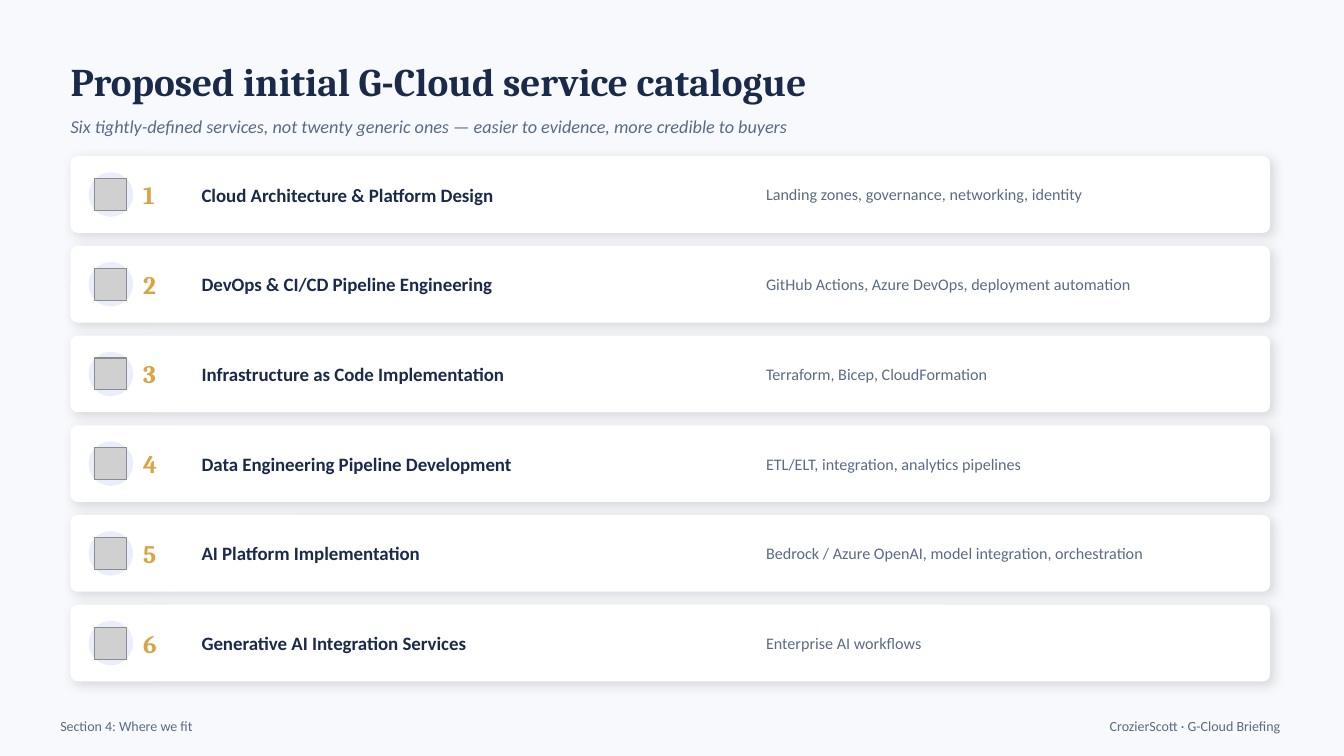
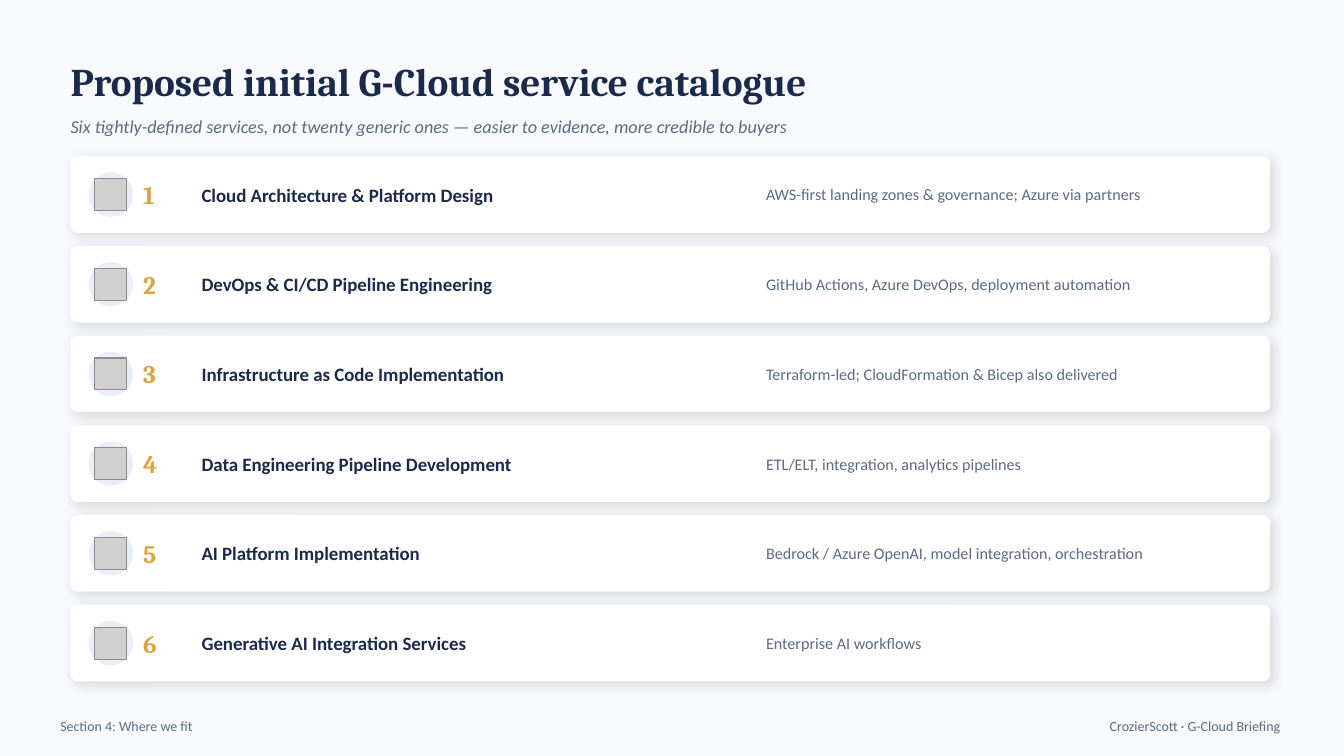
Before and after one commit to eddiemck/G-Cloud, a slide deck: slide 7 of g-cloud-briefing.pptx. Drawn at 1344x756 pixels with LibreOffice and Linux fonts; fonts in the diff are those of the drawing; grey boxes stand for pictures. Boxes give left, top, right and bottom in pixels: in the first picture for what was removed or moved away, otherwise in the second. Text is boxed around its words. In the diff, an @@ line names an element or a change of style, - is before the commit and + after.

```diff
--- a/g-cloud-briefing.pptx
+++ b/g-cloud-briefing.pptx
@@ text at (766,189,1140,203): text changed @@
-Landing zones, governance, networking, identity
+AWS-first landing zones & governance; Azure via partners
@@ text at (766,369,1118,383): text changed @@
-Terraform, Bicep, CloudFormation
+Terraform-led; CloudFormation & Bicep also delivered
```
Also in this commit, not shown: 5 other slides changed, 1 other file.
